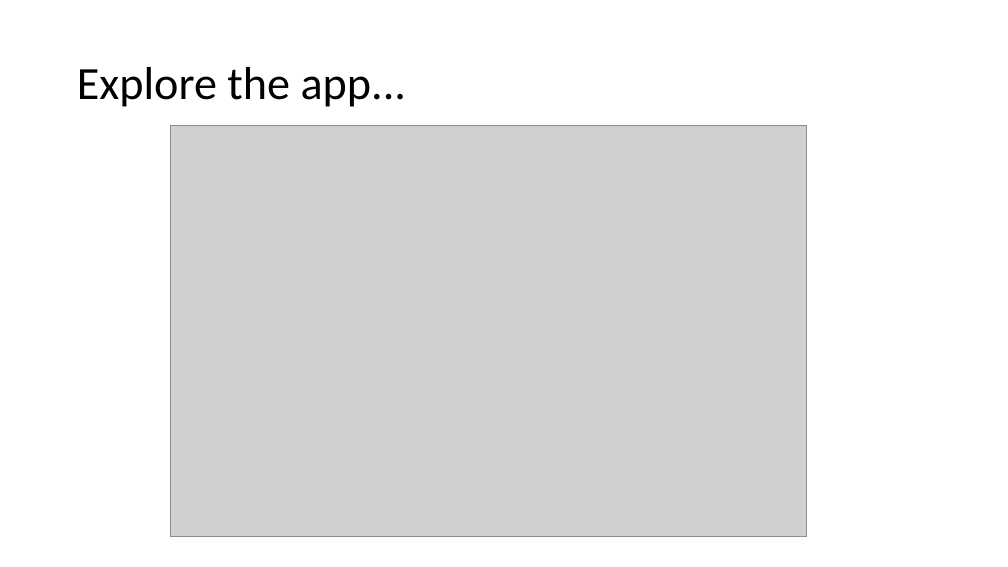
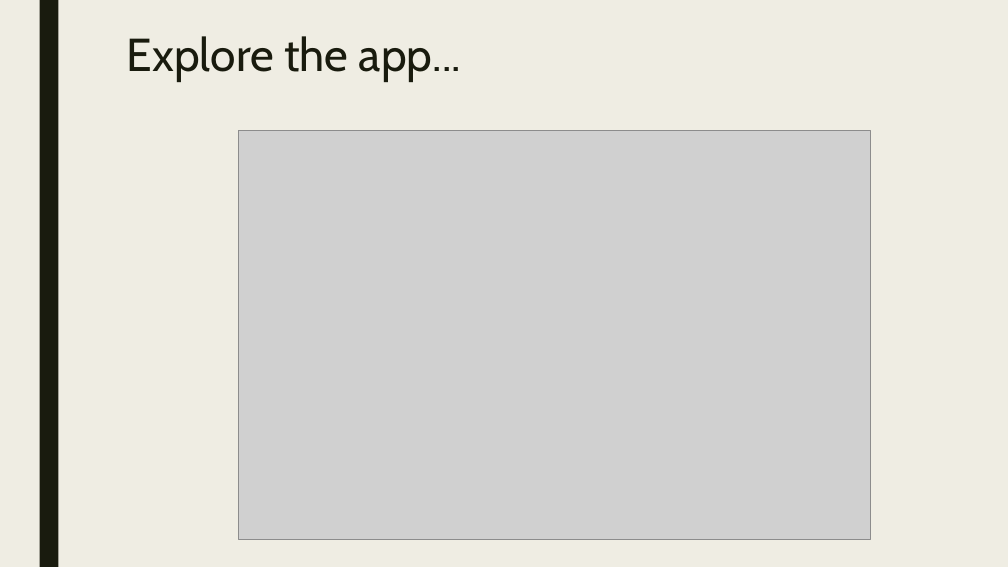
Before and after one commit to cwinsor/django_102_pluralsight, a slide deck: slide 6 of presentation.pptx. Drawn at 1008x567 pixels with LibreOffice and Linux fonts; fonts in the diff are those of the drawing; grey boxes stand for pictures. Boxes give left, top, right and bottom in pixels: in the first picture for what was removed or moved away, otherwise in the second. Text is boxed around its words. In the diff, an @@ line names an element or a change of style, - is before the commit and + after.

```diff
--- a/presentation.pptx
+++ b/presentation.pptx
@@ background #FFFFFF to #EFEDE3 @@
@@ rectangle added at <box>39,0,58,567</box>, fill #191B0E @@
@@ title "Explore the app...": place and size @@
-title "Explore the app..." at <box>77,67,407,107</box>
+title "Explore the app..." at <box>127,36,461,82</box>
@@ title "Explore the app..." at <box>127,36,461,82</box>: font Calibri to Cabin, text colour #000000 to #191B0E; line spacing 0.9 to 0.89; vertical alignment middle to top @@
@@ picture: place and size @@
-picture at <box>171,126,807,537</box>
+picture at <box>238,130,870,539</box>
```
Also in this commit, not shown: 16 other slides changed, 3 slides removed.
